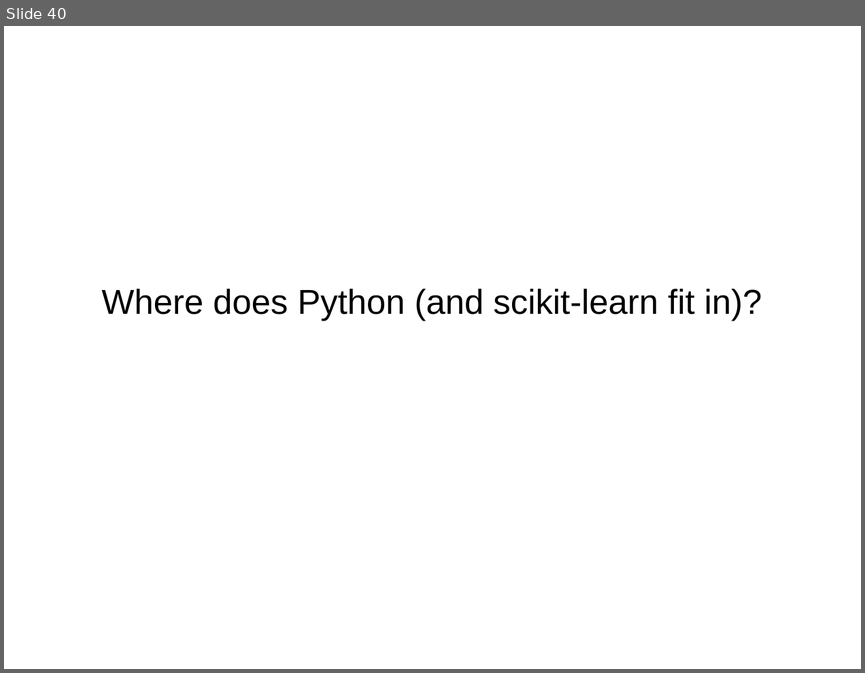
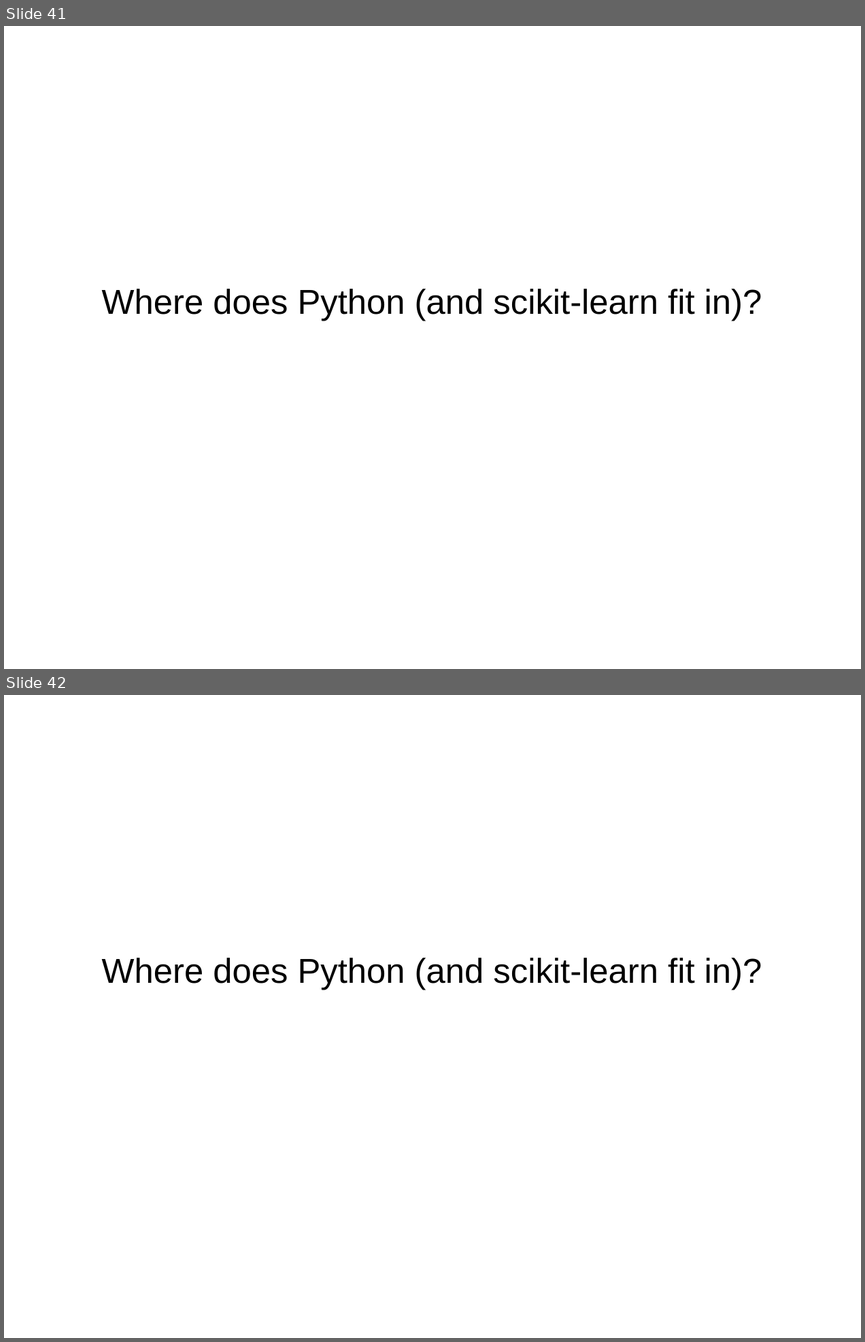
Before and after one commit to amueller/talks_odt, a slide deck: 2017/promises_and_perils_pyparis.odp. Shown one above the other, each under a label of ours: slide 40 before the commit, slides 41 and 42 after it. The pictures are 865x673 and 865x1342 pixels, drawn with LibreOffice and Linux fonts; fonts in the diff are those of the drawing. Boxes give left, top, right and bottom in pixels: in the first picture for what was removed or moved away, otherwise in the second. Text is boxed around its words. In the diff, an @@ line names an element or a change of style, - is before the commit and + after.

```diff
--- a/2017/promises_and_perils_pyparis.odp
+++ b/2017/promises_and_perils_pyparis.odp
@@ slide 42 added at <box>4,695,861,1338</box>, background #FFFFFF @@
@@ subtitle added at <box>102,957,762,990</box>, 32 pt, text #000000 @@
+Where does Python (and scikit-learn fit in)?
@@ what was slide 40 is now slide 41 @@
```
Also in this commit, not shown: 1 slide changed, 3 other slides added, 1 slide removed.
